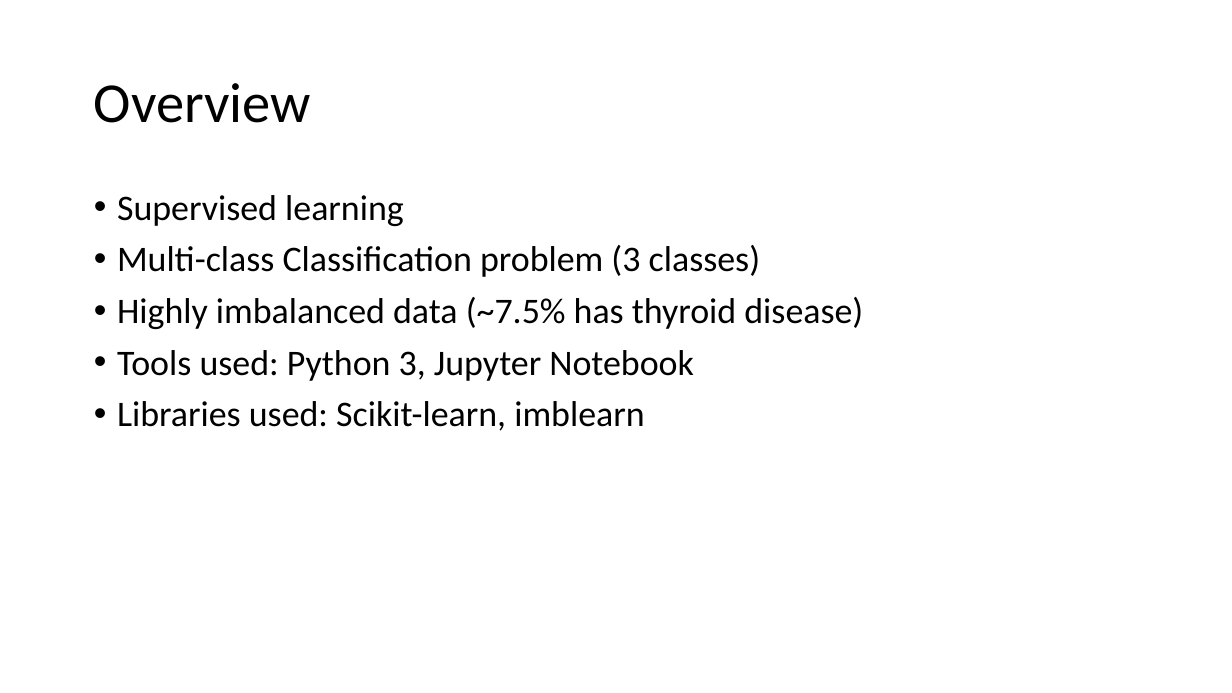
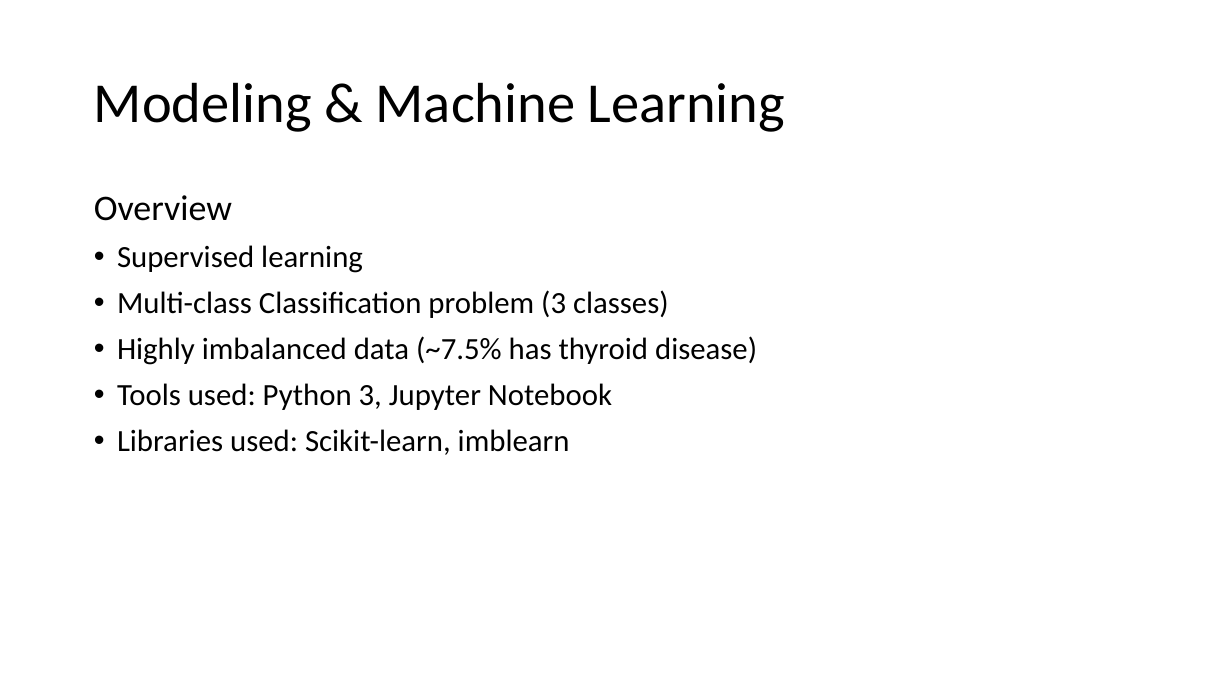
Before and after one commit to rahul7a/thyroid-classification, a slide deck: slide 8 of Reports/Classifying thyroid disease.pptx (slide 11 before the commit). Drawn at 1232x693 pixels with LibreOffice and Linux fonts; fonts in the diff are those of the drawing. Boxes give left, top, right and bottom in pixels: in the first picture for what was removed or moved away, otherwise in the second. Text is boxed around its words. In the diff, an @@ line names an element or a change of style, - is before the commit and + after.

```diff
--- a/Reports/Classifying thyroid disease.pptx
+++ b/Reports/Classifying thyroid disease.pptx
@@ title at (94,82,785,132): text changed @@
-Overview
+Modeling & Machine Learning
@@ text at (94,195,232,221): paragraph added @@
+Overview
@@ text at (117,245,757,455): size 28 to 24 pt @@
```
Also in this commit, not shown: 12 other slides changed, 2 slides added, 5 slides removed.
